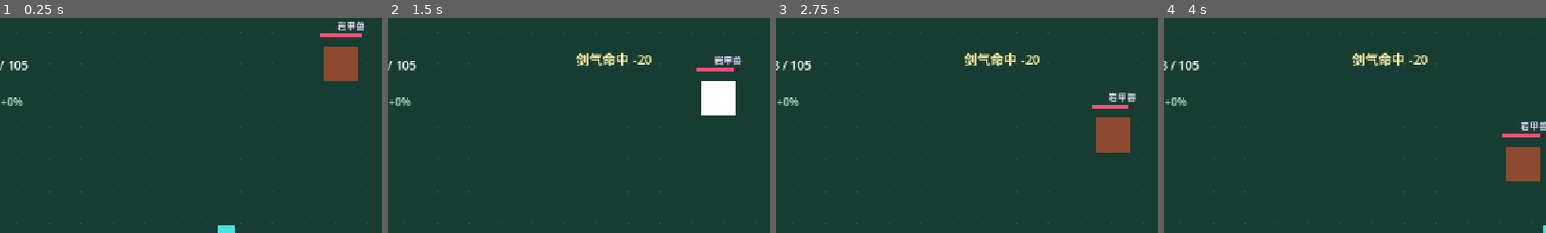
Above: before the commit, frames 1-4 (left to right).
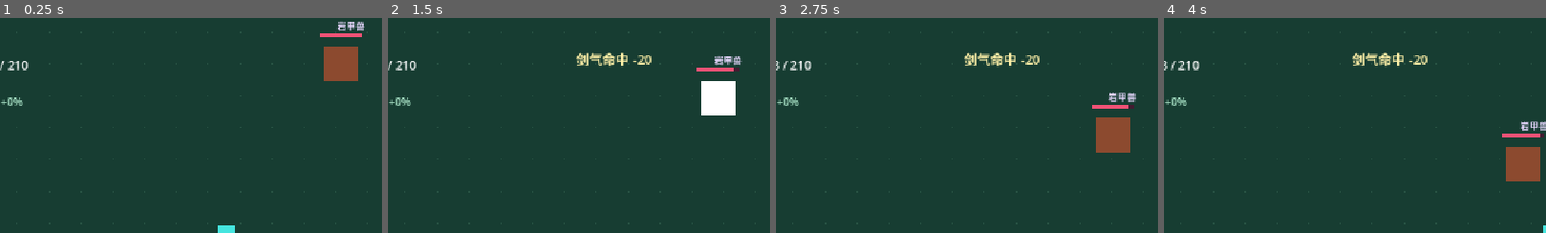
Above: after the commit, the same moments.

Repository: AkiFinn3/yinian-cheng-xian
Game: Godot game, scene res://scenes/main.tscn
The game is run twice, just before and just after one commit, with the same random seed, the same clock (stepped at 60 frames per second) and the same inputs.
Inputs (mouse positions are % of the whole screen's width and height, from its top left):
- Up to frame 1 (0.25 s): no input
- Up to frame 2 (1.5 s): tap Enter at 0.5 s; move the mouse to (72, 45) at 0.52 s; hold Right (ui_right) 0.53-1.28 s; tap R at 0.6 s; click (72, 45) at 0.67 s; move the mouse to (30, 55) at 1.27 s; hold Down (ui_down) from 1.28 s (still down); tap 1 at 1.35 s
- Up to frame 3 (2.75 s): move the mouse to (60, 28) at 2.02 s; release Down (ui_down) at 2.03 s; hold Right (ui_right) from 2.03 s (still down); tap 2 at 2.1 s
- Up to frame 4 (4 s): move the mouse to (45, 70) at 2.77 s; release Right (ui_right) at 2.78 s; hold Up (ui_up) 2.78-3.53 s; tap 3 at 2.85 s; click (45, 70) at 2.92 s; move the mouse to (80, 65) at 3.52 s; hold Left (ui_left) from 3.53 s (still down); tap R at 3.6 s
The pictures show only the part of the screen within x 20-70%, y 0-50%; the shares and areas given below are measured in that part.

The runs differ from the first frame. In frame 1, 0.2% of the frame differs, in the area x 2-8%, y 20-25%; in frame 2, 0.2%; in frame 3, 0.2%; in frame 4, 0.2%.

Commit message:
v0.9.3 进一步放慢前期节奏
按开发者要求「再慢一点」，分段放慢（前期慢 2 倍，后期略慢）。

需求表：
  炼己   [105,140,140] → [210,245,280]  每级 3-4 只 → 6-8 只
  筑基   [140,175,210] → [280,315,350]  每级 4-6 只 → 8-10 只
  炼精   [210,245,245] → [315,350,385]  每级 6-7 只 → 9-11 只
  化炁   [245,280,315] → [350,385,420]  每级 7-9 只 → 10-12 只
  炼炁   [315,350,350] → [385,420,455]  每级 9-10 只 → 11-13 只
  化神   [350,385,420] → [420,490,525]  每级 10-12 只 → 12-15 只
  炼神   [420,455,455] → [490,525,560]  每级 12-13 只 → 14-16 只
  返虚   [455,490,525] → [525,595,630]  每级 13-15 只 → 15-18 只
  炼虚   [525,560,560] → [595,630,665]  每级 15-16 只 → 17-19 只
  合道   [630,665,700] → [700,770,840]  每级 18-20 只 → 20-24 只

  仙阶 [450,550] → [550,650]

  凡人需求 11060 → 14105
  总需求 12060 → 15305
  折合约 437 只，36 分钟

验证：
- 语法校验通过
- 凡人需求 14105 正确
- 炼己初期 210 修为 = 6 只妖狼（原 3 只，慢 2 倍）
- 总需求 15305，约 36 分钟
- 完整流程 42 步仍可达天仙并触发首领
- 波次仍为纯记录，杀 50 只记 3 波
- 主场景 400 帧无报错

Diff:
--- a/scripts/main.gd
+++ b/scripts/main.gd
@@ -112,52 +112,52 @@
 const REALMS := [
 	{
 		"name": "炼己",
-		"xp": [105, 140, 140],
+		"xp": [210, 245, 280],
 		"skills": ["剑气诀", "护体灵气", "疾风步", "凝神", "吐纳诀", "养气术", "快剑式", "远击诀"],
 	},
 	{
 		"name": "筑基",
-		"xp": [140, 175, 210],
+		"xp": [280, 315, 350],
 		"skills": ["御剑术", "金钟罩", "踏云步", "心眼", "周天功", "固元术", "流云剑", "穿云式"],
 	},
 	{
 		"name": "炼精",
-		"xp": [210, 245, 245],
+		"xp": [315, 350, 385],
 		"skills": ["精元剑气", "精血护体", "精行步", "精觉", "精元回春", "精血凝体", "精微剑", "精远击"],
 	},
 	{
 		"name": "化炁",
-		"xp": [245, 280, 315],
+		"xp": [350, 385, 420],
 		"skills": ["炁冲剑脉", "炁盾", "罡气行云", "炁感", "炁养周天", "炁凝真身", "炁疾剑", "炁破长空", "烈焰剑气"],
 	},
 	{
 		"name": "炼炁",
-		"xp": [315, 350, 350],
+		"xp": [385, 420, 455],
 		"skills": ["炁御剑", "炁墙", "缩地成寸", "炁视", "炼炁化生", "炼炁铸体", "炼炁快剑", "炼炁远击", "寒冰剑气"],
 	},
 	{
 		"name": "化神",
-		"xp": [350, 385, 420],
+		"xp": [420, 490, 525],
 		"skills": ["神识御剑", "神念护体", "神行术", "神觉", "神元回春", "神元凝体", "神速剑", "神识远照", "雷霆剑气"],
 	},
 	{
 		"name": "炼神",
-		"xp": [420, 455, 455],
+		"xp": [490, 525, 560],
 		"skills": ["炼神剑意", "神元护体", "踏虚而行", "洞神", "炼神养元", "炼神固本", "炼神快剑", "炼神远击", "罡风剑气"],
 	},
 	{
 		"name": "返虚",
-		"xp": [455, 490, 525],
+		"xp": [525, 595, 630],
 		"skills": ["虚空剑意", "返虚护体", "返虚游", "洞虚", "返虚化生", "返虚凝体", "返虚快剑", "返虚远游", "烈焰剑气"],
 	},
 	{
 		"name": "炼虚",
-		"xp": [525, 560, 560],
+		"xp": [595, 630, 665],
 		"skills": ["虚剑破空", "虚元金身", "逍遥游", "虚瞳", "炼虚长生", "炼虚铸体", "炼虚快剑", "炼虚远击", "寒冰剑气"],
 	},
 	{
 		"name": "合道",
-		"xp": [630, 665, 700],
+		"xp": [700, 770, 840],
 		"skills": ["大道剑诀", "合道金身", "天地同游", "天眼", "合道长生", "合道真身", "合道快剑", "合道无疆", "雷霆剑气"],
 	},
 ]
@@ -302,7 +302,7 @@
 }
 
 # 仙阶修为需求：[仙道→神仙, 神仙→天仙]
-const IMMORTAL_XP := [450, 550]
+const IMMORTAL_XP := [550, 650]
 
 # 各仙阶可选的功法
 const IMMORTAL_SKILLS := {
